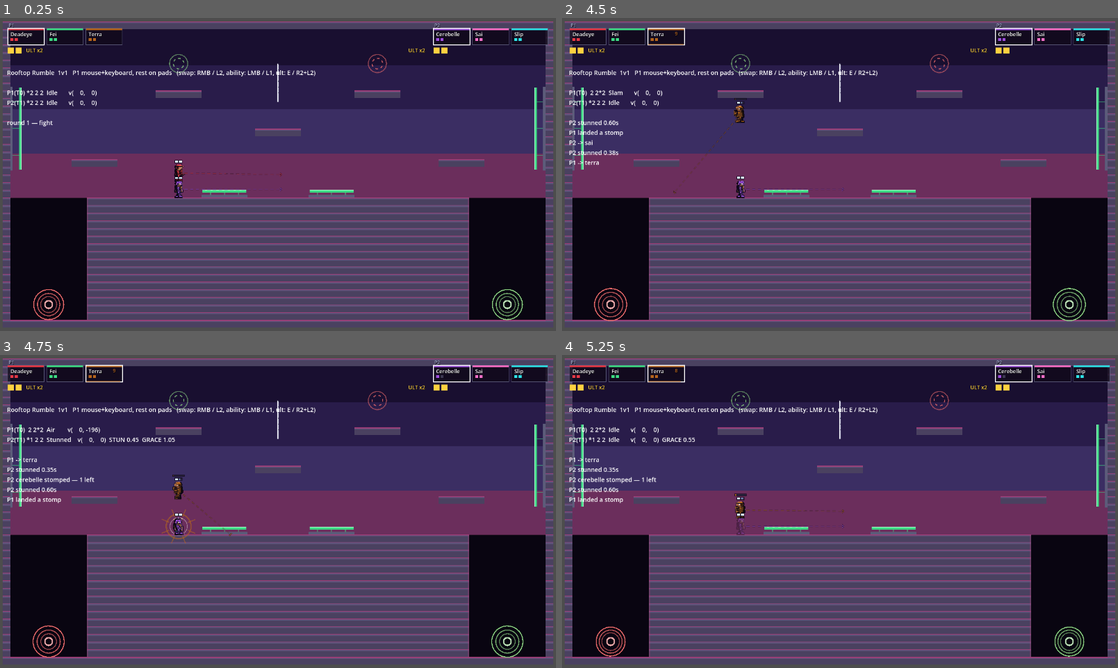
Above: before the commit, frames 1-4 (two rows, left to right).
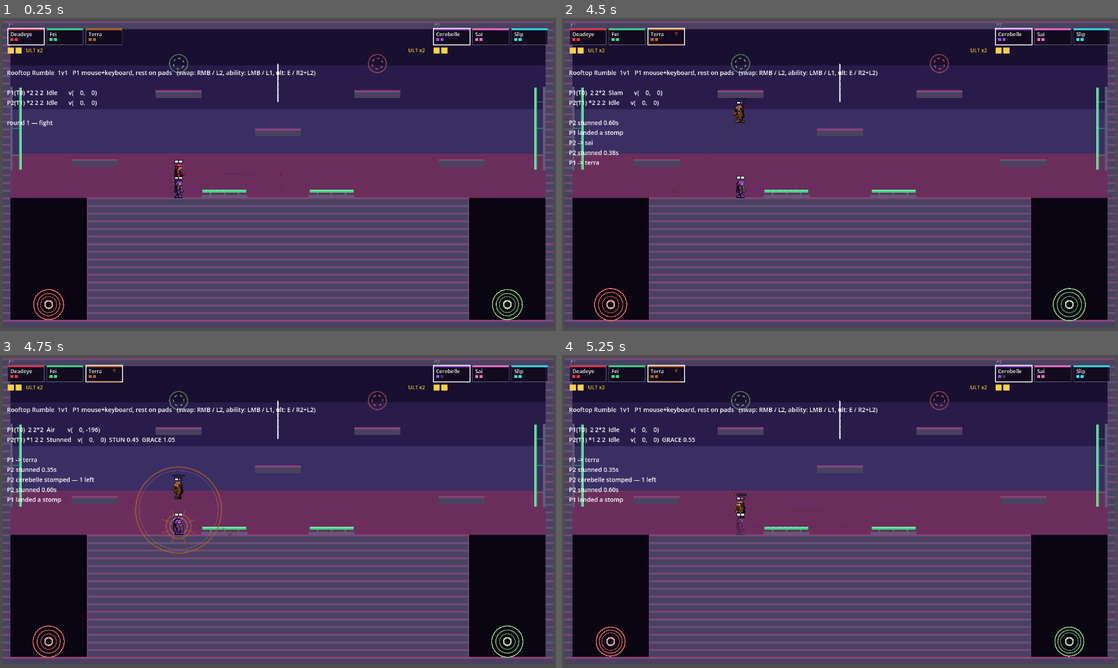
Above: after the commit, the same moments.

Repository: evanli02/stomp-fight-prototype
Game: Godot game, scene res://tests/combat_harness.tscn
The game is run twice, just before and just after one commit, with the same random seed, the same clock (stepped at 60 frames per second) and the same inputs. This scene is started directly instead of the project's main scene.
Inputs (mouse positions are in pixels of both pictures, inside the frame that each line leads up to):
- Up to frame 1 (0.25 s): no input
- Up to frame 2 (4.5 s): tap Enter at 0.5 s; move the mouse to (962, 158) at 0.52 s; hold Right 0.53-1.25 s; tap Keypad Enter at 0.6 s; click (962, 158) at 0.67 s; tap Space (p0_jump) at 0.77, 3.77 s; drag from (728, 190) to (895, 193) at 1.27 s; move the mouse to (895, 105) at 2.02 s; hold Left 2.03-2.75 s; tap E at 2.1 s; drag from (812, 237) to (739, 180) at 2.77 s; move the mouse to (1006, 221) at 3.52 s; hold Right 3.53-4.25 s; tap Shift at 3.6 s; drag from (673, 127) to (784, 193) at 4.27 s
- Up to frame 3 (4.75 s): no input
- Up to frame 4 (5.25 s): move the mouse to (867, 511) at 5.02 s; hold Right from 5.03 s (still down); tap Keypad Enter at 5.1 s; click (867, 511) at 5.17 s

Frames 1-2 are identical in both runs. In frame 3, 0.3% of the frame differs, in the area x 24-40%, y 35-64%; in frame 4, nothing differs.

Commit message:
tune(cerebelle): wider burst with a lingering ring, quicker supernova
Burst radius 165 -> 210 and the ring now holds at full radius and fades
(0.45s) after the instant expand, Kid-style, so the claimed space stays
readable. Supernova ring 220 -> 250 px/s - still well under a capped run.

Co-Authored-By: Claude Fable 5 <noreply@anthropic.com>

Diff:
--- a/src/heroes/abilities/cerebelle_burst.gd
+++ b/src/heroes/abilities/cerebelle_burst.gd
@@ -3,7 +3,9 @@
 ## a lot of it: it breaks a stomp setup apart or throws someone clean off a
 ## rooftop, without ever buying Cerebelle a free stomp of her own.
 
-@export var radius: float = 165.0
+## Wide: the burst is her whole defensive answer, and a radius you can stand
+## just outside of while lining up a stomp was not answering anything.
+@export var radius: float = 210.0
 @export var force: float = 980.0
 
 func _execute(_aim: Vector2) -> void:
--- a/src/heroes/abilities/cerebelle_supernova.gd
+++ b/src/heroes/abilities/cerebelle_supernova.gd
@@ -5,8 +5,9 @@
 ## Slow enough to outrun, wide enough that outrunning it only buys time. Whoever
 ## it catches is stunned, stripped of all momentum, and dropped.
 
-## Well under a capped run (420) so reacting early actually works.
-@export var ring_speed: float = 220.0
+## Still well under a capped run (420) so reacting early actually works — just
+## less room to be casual about it.
+@export var ring_speed: float = 250.0
 ## Generous enough to sweep the largest stage from any corner.
 @export var reach: float = 1800.0
 
--- a/src/heroes/effects/radial_burst.gd
+++ b/src/heroes/effects/radial_burst.gd
@@ -6,9 +6,12 @@
 ## just a visual, so a player cannot dodge by being fast, and the result does not
 ## depend on when anyone's frame happened to land.
 
-## Near-instant: the hit already resolves on spawn, so a slow ring made the
-## ability look laggy when it was not.
-const FADE: float = 0.1
+## The hit resolves on spawn; the visual is in two beats. The ring still snaps
+## out near-instantly (EXPAND) so the ability never looks laggy, then the full
+## circle LINGERS and fades — the same afterimage trick as Kid's wind cannon,
+## so both players get a readable record of the space that was just claimed.
+const EXPAND: float = 0.1
+const LINGER: float = 0.45
 
 var radius: float = 110.0
 var force: float = 460.0
@@ -44,14 +47,22 @@
 
 func _process(delta: float) -> void:
 	_age += delta
-	if _age >= FADE:
+	if _age >= EXPAND + LINGER:
 		queue_free()
 		return
 	queue_redraw()
 
 func _draw() -> void:
-	var t: float = clampf(_age / FADE, 0.0, 1.0)
-	var r := radius * (0.35 + 0.65 * t)
-	var col := Color(accent.r, accent.g, accent.b, 1.0 - t)
-	draw_arc(Vector2.ZERO, r, 0.0, TAU, 40, col, 3.0)
-	draw_arc(Vector2.ZERO, r * 0.75, 0.0, TAU, 32, Color(1, 1, 1, (1.0 - t) * 0.5), 1.5)
+	if _age < EXPAND:
+		# Beat one: the ring snaps out to the full radius.
+		var t: float = clampf(_age / EXPAND, 0.0, 1.0)
+		var r := radius * (0.35 + 0.65 * t)
+		draw_arc(Vector2.ZERO, r, 0.0, TAU, 40, accent, 3.0)
+		draw_arc(Vector2.ZERO, r * 0.75, 0.0, TAU, 32, Color(1, 1, 1, 0.5), 1.5)
+		return
+	# Beat two: the full circle holds and fades — the afterimage of the reach.
+	var fade: float = 1.0 - clampf((_age - EXPAND) / LINGER, 0.0, 1.0)
+	draw_arc(Vector2.ZERO, radius, 0.0, TAU, 48,
+		Color(accent.r, accent.g, accent.b, fade * 0.8), 2.5)
+	draw_arc(Vector2.ZERO, radius * 0.92, 0.0, TAU, 40,
+		Color(1, 1, 1, fade * 0.25), 1.0)
